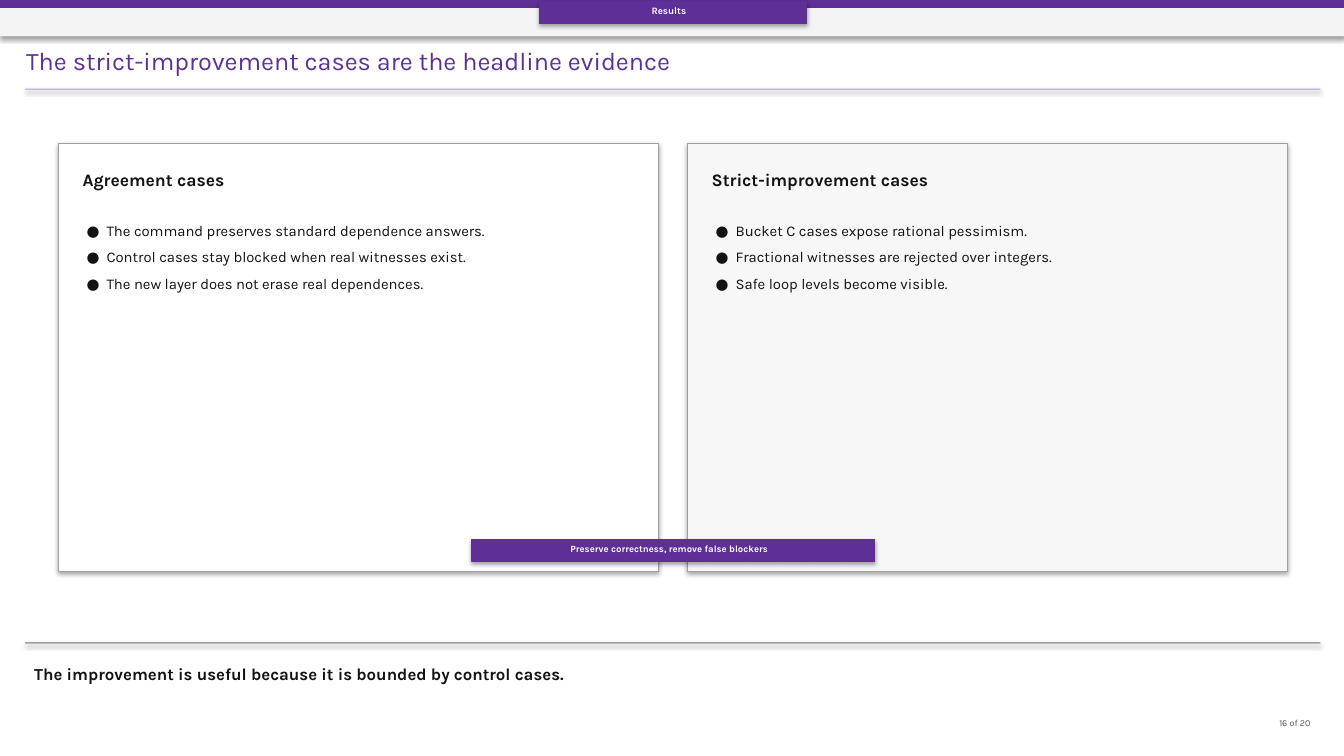
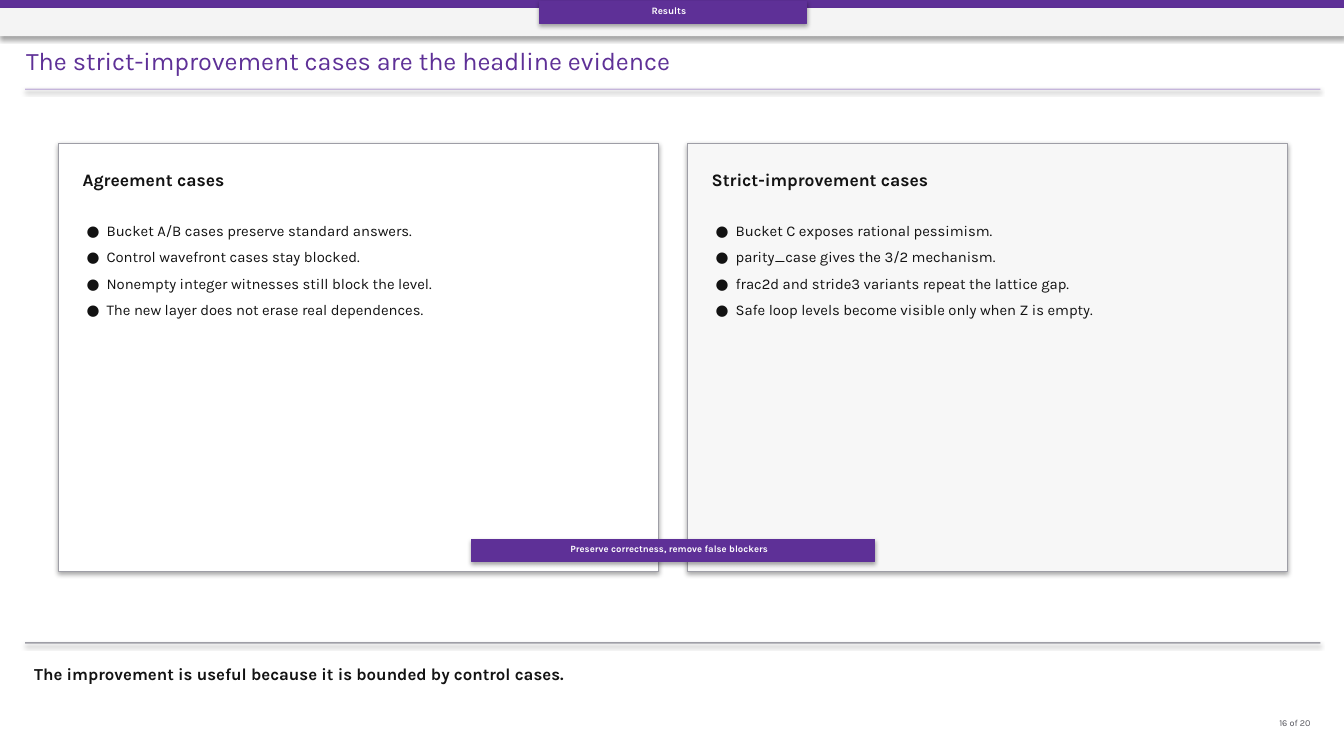
Before and after one commit to Hardik-S/april-peer-presentation, a slide deck: slide 16 of deck/April_peer_presentation.pptx. Drawn at 1344x756 pixels with LibreOffice and Linux fonts; fonts in the diff are those of the drawing. Boxes give left, top, right and bottom in pixels: in the first picture for what was removed or moved away, otherwise in the second. Text is boxed around its words. In the diff, an @@ line names an element or a change of style, - is before the commit and + after.

```diff
--- a/deck/April_peer_presentation.pptx
+++ b/deck/April_peer_presentation.pptx
@@ text at [107, 225, 432, 293]: text changed @@
-● The command preserves standard dependence answers.
-● Control cases stay blocked when real witnesses exist.
+● Bucket A/B cases preserve standard answers.
+● Control wavefront cases stay blocked.
+● Nonempty integer witnesses still block the level.
@@ text at [736, 226, 1093, 319]: text changed @@
-● Bucket C cases expose rational pessimism.
-● Fractional witnesses are rejected over integers.
-● Safe loop levels become visible.
+● Bucket C exposes rational pessimism.
+● parity_case gives the 3/2 mechanism.
+● frac2d and stride3 variants repeat the lattice gap.
+● Safe loop levels become visible only when Z is empty.
```
Also in this commit, not shown: 12 other slides changed, 18 other files.
